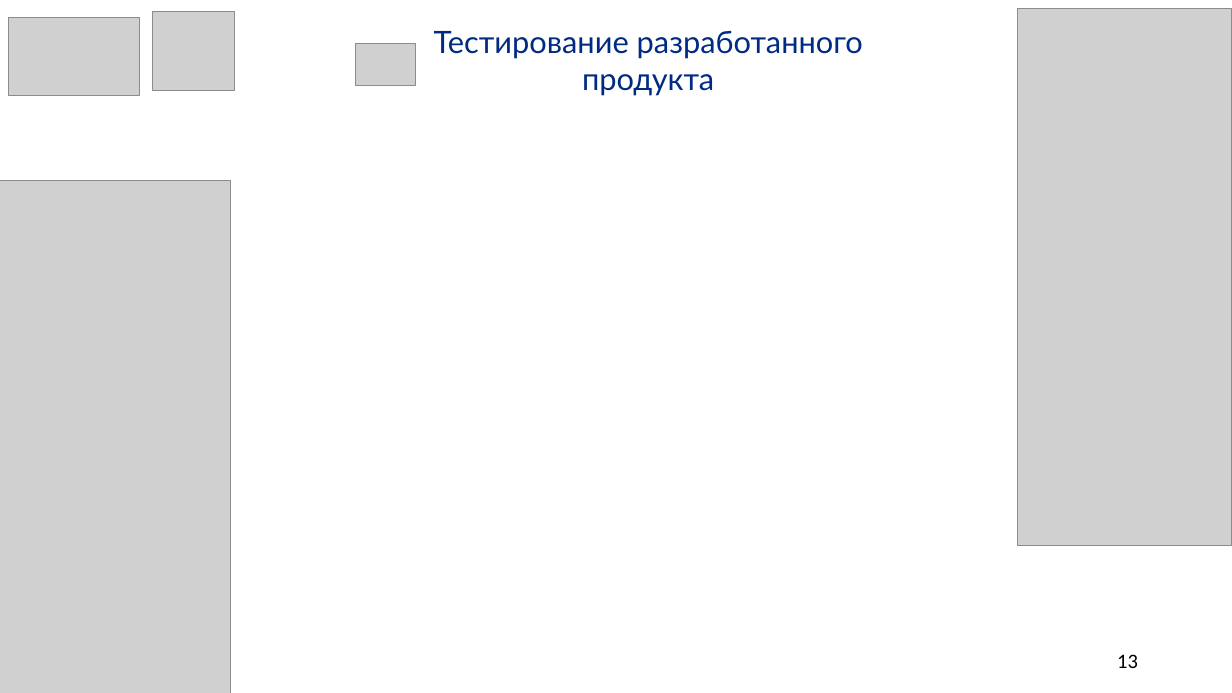
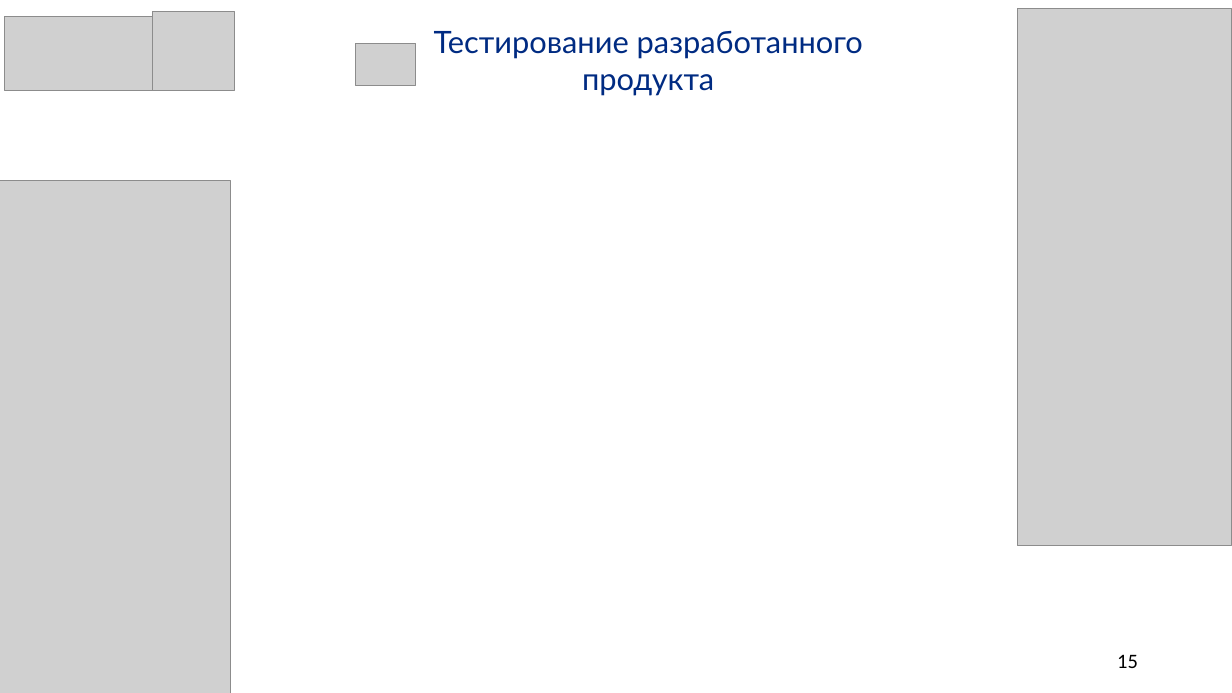
Before and after one commit to SalminaTatyana/DiplomNote, a slide deck: slide 15 of Иванова.pptx (slide 13 before the commit). Drawn at 1232x693 pixels with LibreOffice and Linux fonts; fonts in the diff are those of the drawing; grey boxes stand for pictures. Boxes give left, top, right and bottom in pixels: in the first picture for what was removed or moved away, otherwise in the second. Text is boxed around its words. In the diff, an @@ line names an element or a change of style, - is before the commit and + after.

```diff
--- a/Иванова.pptx
+++ b/Иванова.pptx
@@ picture: place and size @@
-picture at <box>9,18,140,95</box>
+picture at <box>5,16,152,90</box>
@@ page number at <box>1117,654,1138,668</box>: text changed @@
-13
+15
```
Also in this commit, not shown: 13 other slides changed, 3 slides added, 1 slide removed.
